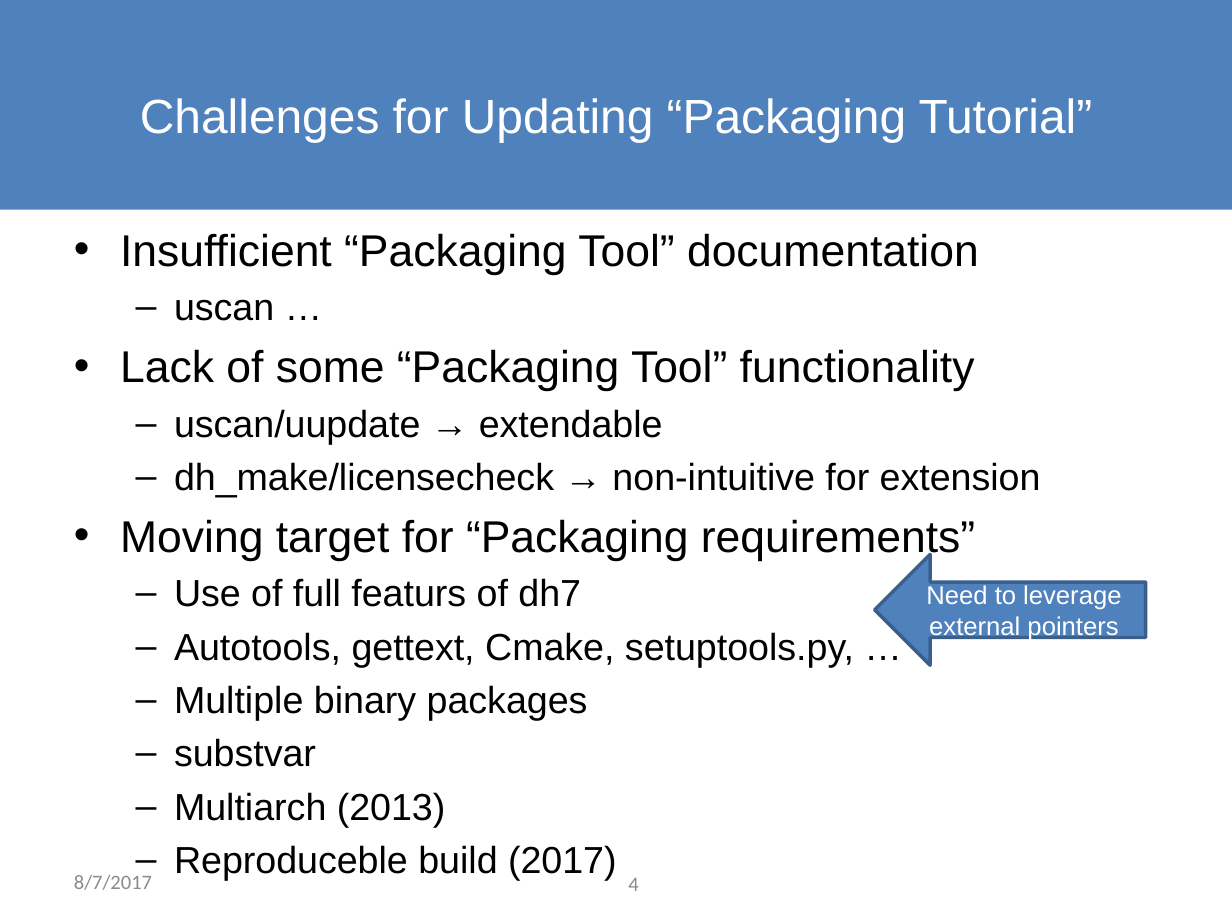
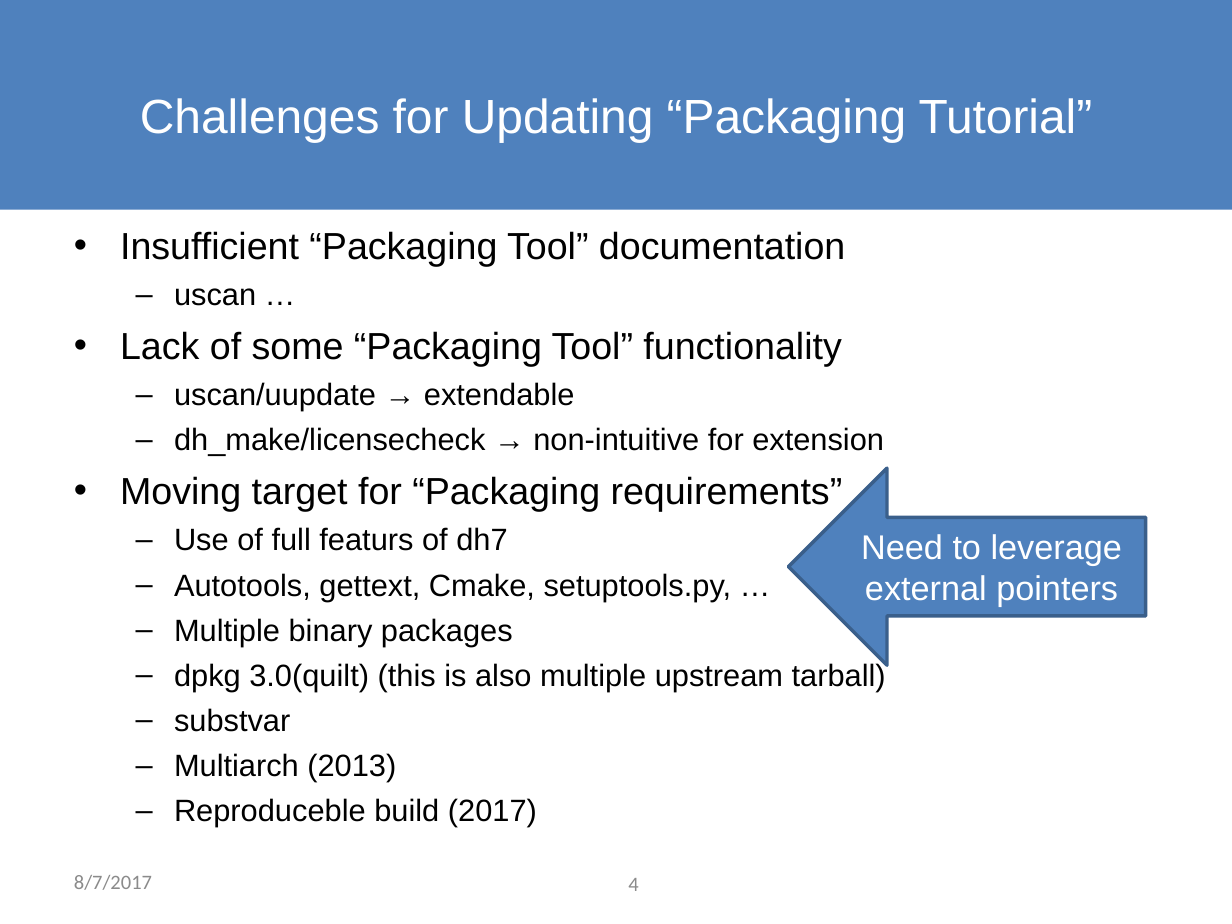
Before and after one commit to osamuaoki/Debconf17-MG-DEP-5, a slide deck: slide 4 of MG-DEP-5.odp. Drawn at 1232x924 pixels with LibreOffice and Linux fonts; fonts in the diff are those of the drawing; background and template pictures are left out. Boxes give left, top, right and bottom in pixels: in the first picture for what was removed or moved away, otherwise in the second. Text is boxed around its words. In the diff, an @@ line names an element or a change of style, - is before the commit and + after.

```diff
--- a/MG-DEP-5.odp
+++ b/MG-DEP-5.odp
@@ text at (x1=120, y1=231, x2=884, y2=827): size 26 to 22 pt in "Insufficient “Packaging Tool” documentation", "Lack of some “Packaging Tool” functionality", "Moving target for “Packaging requirements”"; size 22 to 18 pt in "uscan …", "uscan/uupdate → extendable", "dh_make/licensecheck → non-intuitive for extension", "Use of full featurs of dh7" and 5 more places @@
@@ left arrow "Need to leverage external pointers" resized from (x1=875, y1=554, x2=1146, y2=665) to (x1=788, y1=468, x2=1146, y2=665) @@
@@ left arrow "Need to leverage external pointers" at (x1=788, y1=468, x2=1146, y2=665): size 15 to 20 pt @@
@@ text at (x1=174, y1=662, x2=886, y2=692): paragraph added @@
+  – dpkg 3.0(quilt) (this is also multiple upstream tarball)
```
Also in this commit, not shown: 4 other slides changed.
